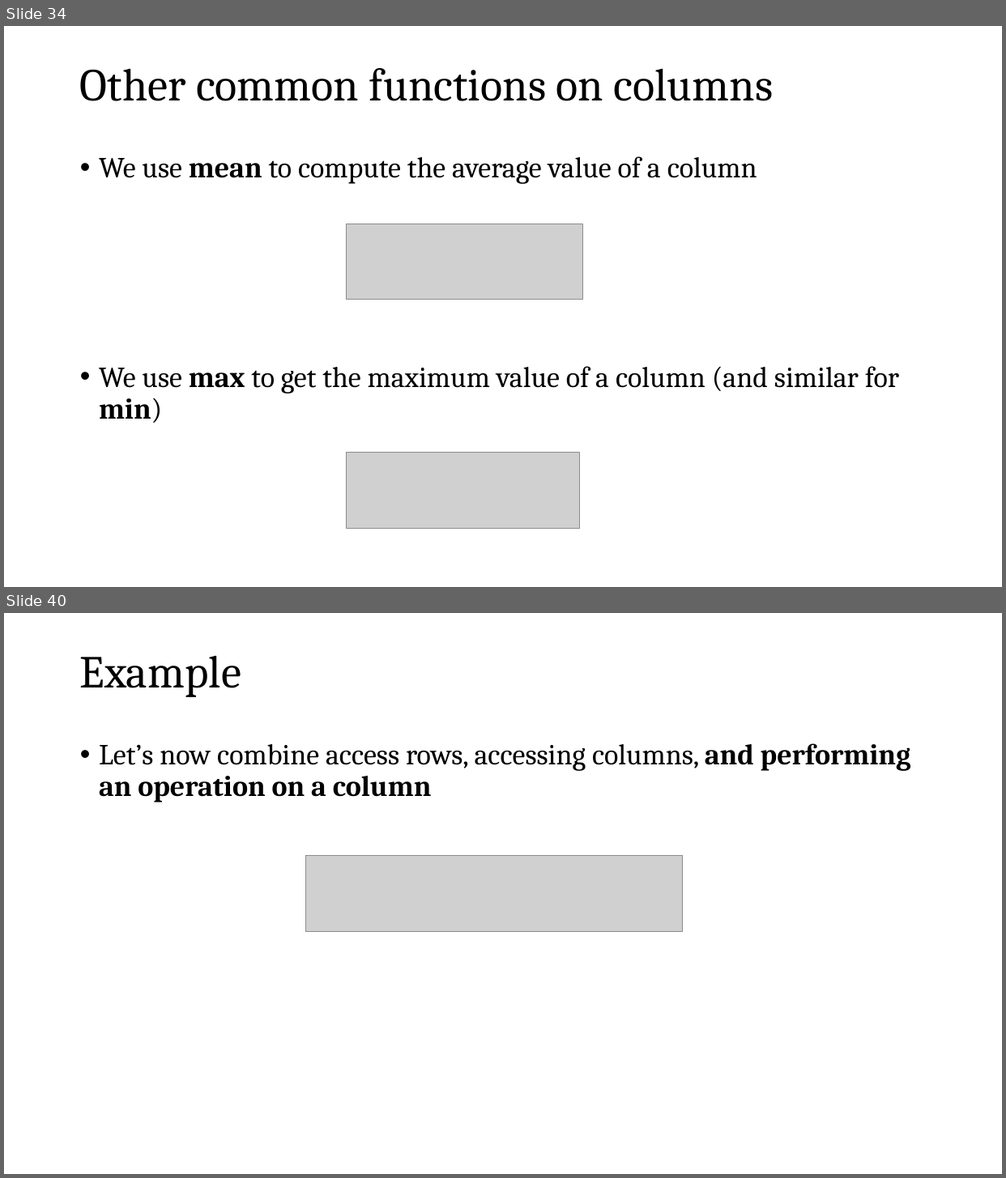
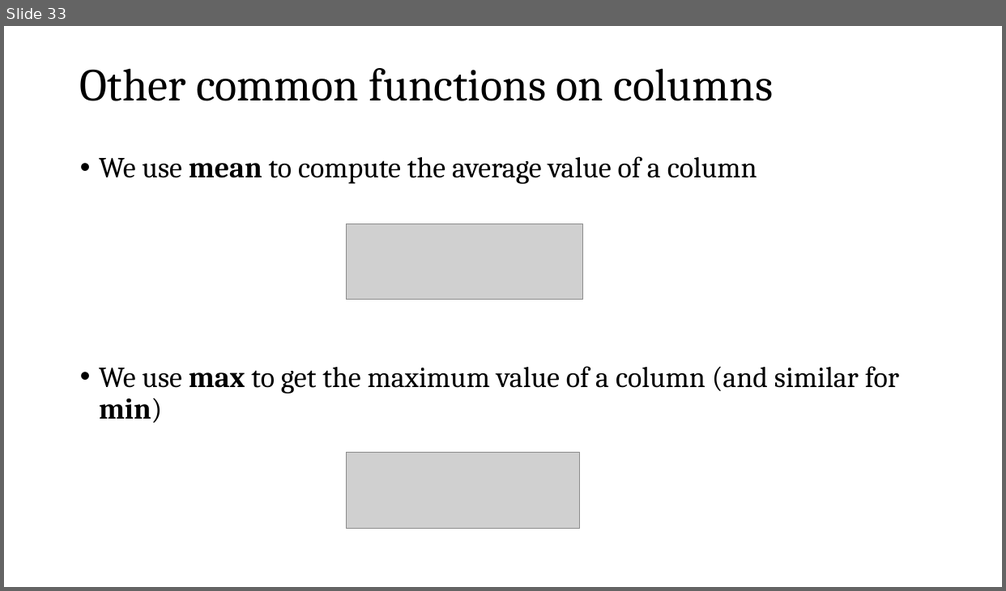
Before and after one commit to zjelveh/zjelveh.github.io, a slide deck: files/ccjs418e_fall2026/Intro_to_Pandas.pptx. Shown one above the other, each under a label of ours: slides 34 and 40 before the commit, slide 33 after it; the slides between them are not shown. The pictures are 1006x1178 and 1006x591 pixels, drawn with LibreOffice and Linux fonts; fonts in the diff are those of the drawing; grey boxes stand for pictures. Boxes give left, top, right and bottom in pixels: in the first picture for what was removed or moved away, otherwise in the second. Text is boxed around its words. In the diff, an @@ line names an element or a change of style, - is before the commit and + after.

```diff
--- a/files/ccjs418e_fall2026/Intro_to_Pandas.pptx
+++ b/files/ccjs418e_fall2026/Intro_to_Pandas.pptx
@@ slide 40 removed at box(4, 613, 1002, 1174), background #FFFFFF @@
@@ title removed at box(80, 655, 241, 697) @@
-Example
@@ text removed at box(99, 743, 911, 803) @@
-• Let’s now combine access rows, accessing columns, and performing an operation on a column
@@ picture removed at box(305, 855, 682, 933) @@
@@ what was slide 34 is now slide 33 @@
```
Also in this commit, not shown: 6 other slides removed.
